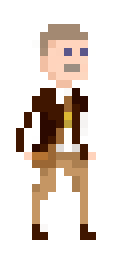
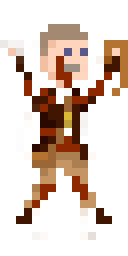
Layered file, before and after one edit (128×256). Changes by layer:
added layer "blood" above "hair" over [24,56,112,208]
painted on "clothes" over [8,40,120,240]
painted on "skin" over [0,40,120,240]
showed "whip", moved it above "Background", painted on it over [80,40,128,200]
